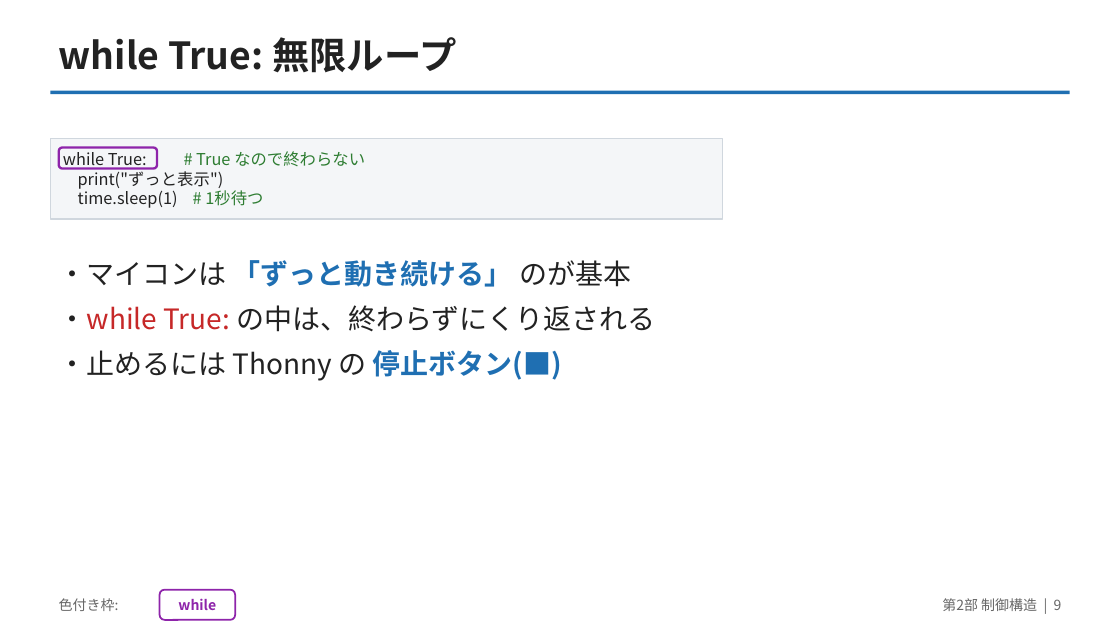
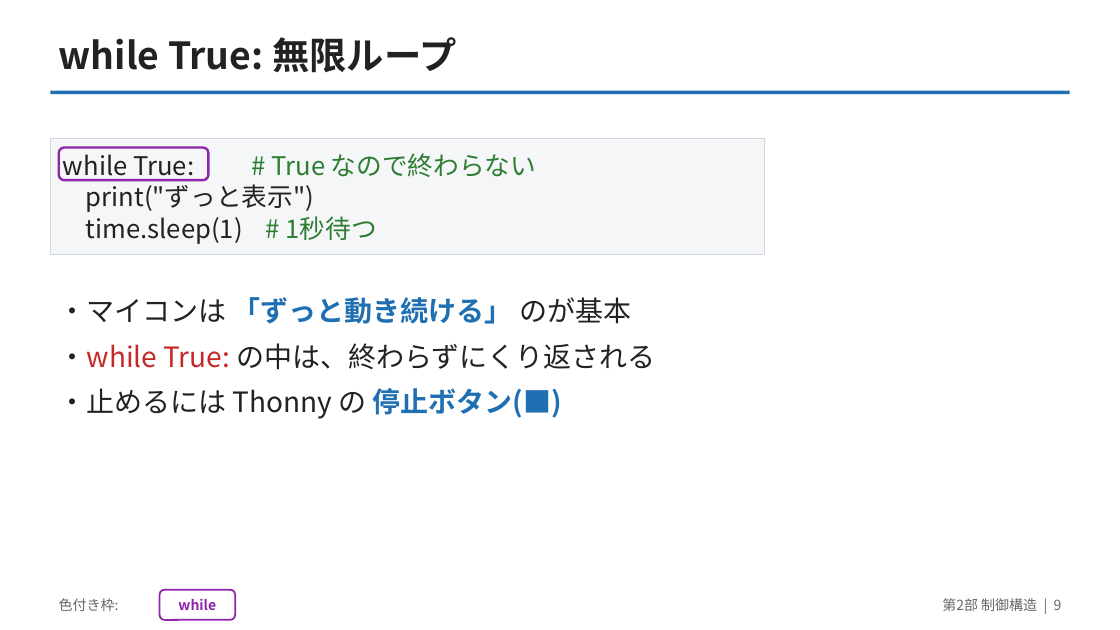
Before and after one commit to yuracode/isiot, a slide deck: slide 9 of slides/pico_sensor_intro.pptx. Drawn at 1120x630 pixels with LibreOffice and Linux fonts; fonts in the diff are those of the drawing. Boxes give left, top, right and bottom in pixels: in the first picture for what was removed or moved away, otherwise in the second. Text is boxed around its words. In the diff, an @@ line names an element or a change of style, - is before the commit and + after.

```diff
--- a/slides/pico_sensor_intro.pptx
+++ b/slides/pico_sensor_intro.pptx
@@ text "while True: # True なので終わらない" at bbox=[63, 148, 536, 244]: size 14 to 22 pt; line spacing 17pt to 27pt @@
@@ rectangle: place and size @@
-rectangle at bbox=[50, 139, 723, 219]
+rectangle at bbox=[50, 139, 765, 255]
@@ rounded rectangle: place and size @@
-rounded rectangle at bbox=[59, 148, 157, 169]
+rounded rectangle at bbox=[59, 148, 208, 181]
@@ text "・マイコンは 「ずっと動き続ける」 のが基本": place and size @@
-text "・マイコンは 「ずっと動き続ける」 のが基本" at bbox=[59, 260, 655, 381]
+text "・マイコンは 「ずっと動き続ける」 のが基本" at bbox=[59, 297, 655, 419]
```
Also in this commit, not shown: 7 other slides changed, 2 other files.
